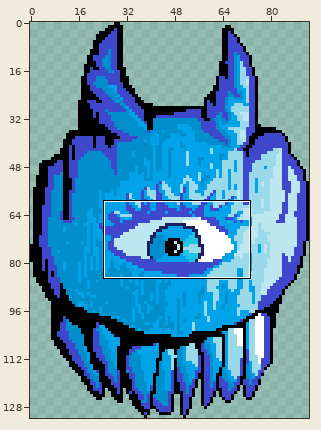
Sprite sheet: Sprites/Boss 1/Shromp Head.png. Above: a wide view before the commit, with the close-up outlined.
Close-up. Earlier state:
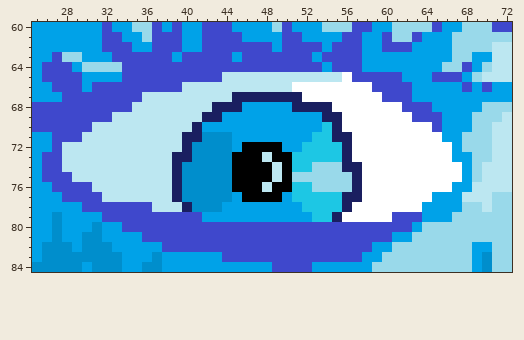
The file is 93x132 pixels. Shown: x 25..72, y 60..84.
Once edited:
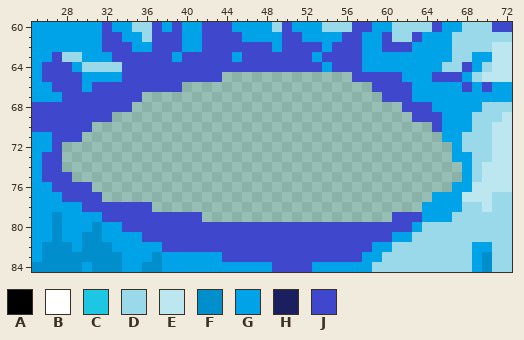
Palette (. is transparent): A #000000  B #ffffff  C #1dc7e4  D #99d9ea  E #bce7f1  F #008ecc  G #00a2e8  H #1a1f60  J #3f48cc
The exact change:
y 65: x 44..56 EEEEEEEEEEEEB -> .............
y 66: x 40..58 EEEEEEEEEEEBBBBBBBB -> ...................
y 67: x 36..59 EEEEEEEEEHHHHHHHBBBBBBBB -> ........................
y 68: x 35..61 EEEEEEEEHHHGGGGGHHHHBBBBBBB -> ...........................
y 69: x 33..62 EEEEEEEEEHHGGGGGGGGGGHHBBBBBBB -> ..............................
y 70: x 31..64 EEEEEEEEEEHGGGGGGGGGGGGCHBBBBBBBBB -> ..................................
y 71: x 30..65 EEEEEEEEEEHHFFFGGGGGGGGCCHHBBBBBBBBB -> ....................................
y 72: x 28..66 EEEEEEEEEEEEHFFFFGAAAAGGCCCCHBBBBBBBBBB -> .......................................
y 73: x 28..66 EEEEEEEEEEEHHFFFFAAAEAACCCCCHBBBBBBBBBB -> .......................................
y 74: x 28..67 EEEEEEEEEEEHFFFFFAAAAEACCDDDHHBBBBBBBBBB -> ........................................
y 75: x 29..67 EEEEEEEEEEHFFFFFAAAAEADDDDDDHBBBBBBBBBB -> .......................................
y 76: x 31..66 EEEEEEEEHFFFFFAAAEAACCDDDDHBBBBBBBBB -> ....................................
y 77: x 32..64 EEEEEEEHFFFFFGAAAAGCCCCCHHBBBBBBB -> .................................
y 78: x 37..63 EEEHFFFGGGGGGGGCCCCHBBBBBBB -> ...........................
y 79: x 42..60 GGGGGGGGGGGCCHBBBBB -> ...................
